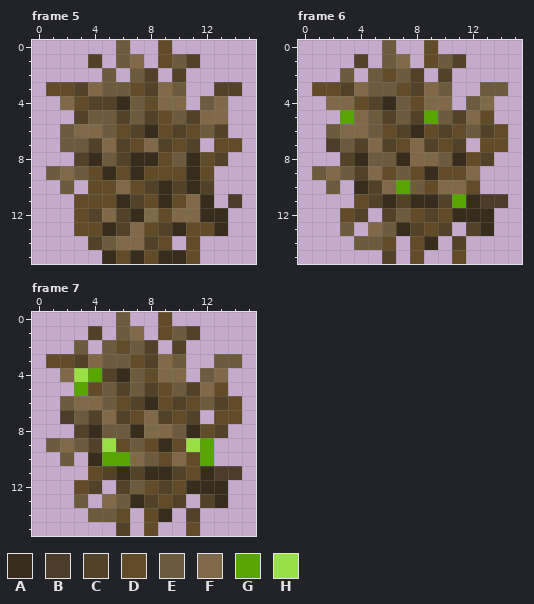
File history of a pixel-art file, src/main/resources/assets/xps/textures/xp_bush_stages.aseprite. The picture above was drawn from the file before the commit.
16x16 pixels, 9 frames. Shown: frame 5, frame 6, frame 7.
Visible layers, top first: "Xp_bush_stage0", "Xp_bush_stage1", "Xp_bush_stage2", "Xp_bush_stage3", "Xp_bush_stage4", "Xp_bush_stage5", "Xp_bush_stage6", "Xp_bush_stage7", "Xp_berrys".
Palette (. is transparent): A #382d1d  B #4b3d29  C #524229  D #624b28  E #6e5a3c  F #7f6948  G #58a500  H #9bdf46
Pixels before, frame 5, first column x 1:
 0 .....E..D.....
 1 ...C.EF.DEC...
 2 ....E.EC.C....
 3 DDCFEEDCFE..CC
 4 .FDCCAEDFF.EF.
 5 ..CEECECDECFF.
 6 .EFFEDCADCDEC.
 7 .EECFCDFCDC.DD
 8 ..CAECAADEADC.
 9 EFEDADADDDAD..
10 .E.DDFDCACAC..
11 ..DDDACDADFA.B
12 ..DCFCAFDFFAA.
13 ..DDACFDCADDA.
14 ...CEFFCD.D...
15 ....ADADAAD...
Pixels before, frame 6, first column x 1:
 0 .....E..D.....
 1 ...C.EF.DEC...
 2 ..E.EDEC.C....
 3 DDCFEEDCFE..EE
 4 .FFDCAEDFF.EF.
 5 ..GFECECGECFD.
 6 .EFFEDCADCDECD
 7 .BECFCDFCDC.DD
 8 ..CAEEAFFEADC.
 9 EFECFDEDADDF..
10 .E.ACFGEDFFD..
11 ...DCACAACGABB
12 ..DC.CEDCDAAA.
13 ..E.FEACDC.CA.
14 ...EED.DA.C...
15 .....C.D..D...
Pixels before, frame 7, first column x 1:
 0 .....E..D.....
 1 ...C.EF.DEC...
 2 ..E.EDEC.C....
 3 DDCFEEDCFE..EE
 4 .FHGCAEDFF.EF.
 5 ..GDECECDECFD.
 6 .EFFEDCADCDECD
 7 .BECFCDFCDC.DD
 8 ..CAEEAFFEADC.
 9 EFECHDEDADHG..
10 .E.AGGFEDFDG..
11 ...DCACAACDABB
12 ..DC.CEDCDAAA.
13 ..E.FEACDC.CA.
14 ...EED.DA.C...
15 .....C.D..D...
New version:
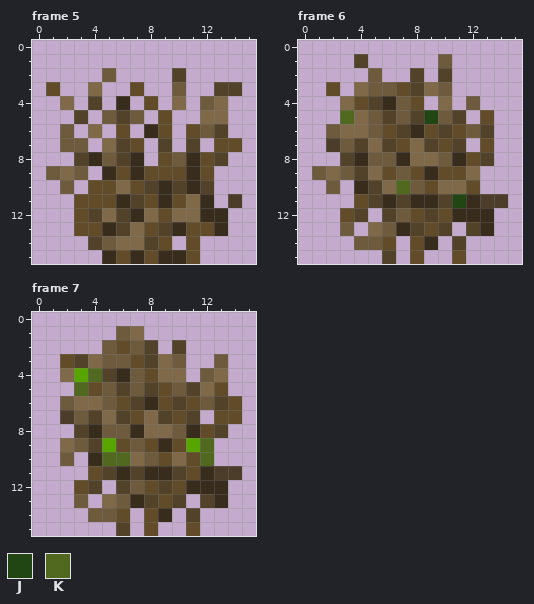
Colours new in this view: J #224514  K #50691f
Changes in this commit:
{"where": "frame 5, layer \"Xp_bush_stage4\""}
{"frame":5,"y":0,"x":6,"old":"E","new":"."}
{"frame":5,"y":0,"x":9,"old":"D","new":"."}
{"frame":5,"y":1,"x":4,"old":"C","new":"."}
{"frame":5,"y":1,"x":6,"old":"EF","new":".."}
{"frame":5,"y":1,"x":9,"old":"DEC","new":"..."}
{"frame":5,"y":2,"x":7,"old":"EC","new":".."}
{"frame":5,"y":3,"x":2,"old":"DC","new":".."}
{"frame":5,"y":3,"x":5,"old":"EE","new":".."}
{"frame":5,"y":3,"x":8,"old":"CF","new":".."}
{"frame":5,"y":4,"x":3,"old":"D","new":"."}
{"frame":5,"y":4,"x":5,"old":"C","new":"."}
{"frame":5,"y":4,"x":7,"old":"E","new":"."}
{"frame":5,"y":4,"x":9,"old":"F","new":"."}
{"frame":5,"y":5,"x":4,"old":"E","new":"."}
{"frame":5,"y":5,"x":8,"old":"C","new":"."}
{"frame":5,"y":5,"x":10,"old":"EC","new":".."}
{"frame":5,"y":6,"x":3,"old":"F","new":"."}
{"frame":5,"y":6,"x":5,"old":"E","new":"."}
{"frame":5,"y":6,"x":7,"old":"C","new":"."}
{"frame":5,"y":6,"x":10,"old":"C","new":"."}
{"frame":5,"y":7,"x":4,"old":"C","new":"."}
{"frame":5,"y":7,"x":8,"old":"F","new":"."}
{"frame":5,"y":7,"x":10,"old":"D","new":"."}
{"frame":5,"y":8,"x":8,"old":"A","new":"."}
{"frame":5,"y":9,"x":4,"old":"D","new":"."}
{"where": "frame 6, layer \"Xp_bush_stage5\""}
{"frame":6,"y":0,"x":6,"old":"E","new":"."}
{"frame":6,"y":0,"x":9,"old":"D","new":"."}
{"frame":6,"y":1,"x":6,"old":"EF","new":".."}
{"frame":6,"y":1,"x":9,"old":"D","new":"."}
{"frame":6,"y":1,"x":11,"old":"C","new":"."}
{"frame":6,"y":2,"x":3,"old":"E","new":"."}
{"frame":6,"y":2,"x":6,"old":"DE","new":".."}
{"frame":6,"y":3,"x":1,"old":"D","new":"."}
{"frame":6,"y":3,"x":3,"old":"C","new":"."}
{"frame":6,"y":3,"x":13,"old":"EE","new":".."}
{"frame":6,"y":4,"x":2,"old":"F","new":"."}
{"frame":6,"y":4,"x":9,"old":"F","new":"."}
{"frame":6,"y":4,"x":13,"old":"F","new":"."}
{"frame":6,"y":5,"x":3,"old":"G","new":"K"}
{"frame":6,"y":5,"x":9,"old":"G","new":"J"}
{"frame":6,"y":5,"x":12,"old":"F","new":"."}
{"frame":6,"y":6,"x":14,"old":"D","new":"."}
{"frame":6,"y":7,"x":14,"old":"D","new":"."}
{"frame":6,"y":10,"x":7,"old":"G","new":"K"}
{"frame":6,"y":11,"x":11,"old":"G","new":"J"}
{"where": "frame 7, layer \"Xp_bush_stage6\""}
{"frame":7,"y":0,"x":6,"old":"E","new":"."}
{"frame":7,"y":0,"x":9,"old":"D","new":"."}
{"frame":7,"y":1,"x":4,"old":"C","new":"."}
{"frame":7,"y":1,"x":9,"old":"DEC","new":"..."}
{"frame":7,"y":2,"x":3,"old":"E","new":"."}
{"frame":7,"y":3,"x":1,"old":"D","new":"."}
{"frame":7,"y":3,"x":14,"old":"E","new":"."}
{"frame":7,"y":4,"x":3,"old":"HG","new":"GK"}
{"frame":7,"y":5,"x":3,"old":"G","new":"K"}
{"frame":7,"y":9,"x":1,"old":"E","new":"."}
{"frame":7,"y":9,"x":5,"old":"H","new":"G"}
{"frame":7,"y":9,"x":11,"old":"HG","new":"GK"}
{"frame":7,"y":10,"x":5,"old":"GG","new":"KK"}
{"frame":7,"y":10,"x":12,"old":"G","new":"K"}
